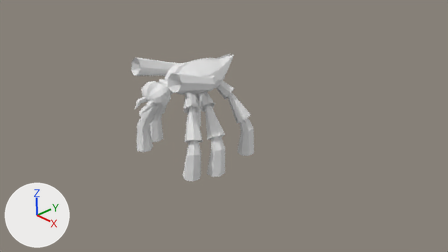
The Blender file source/rocketbug/rocketbug1.blend as it was, and as the next commit left it.
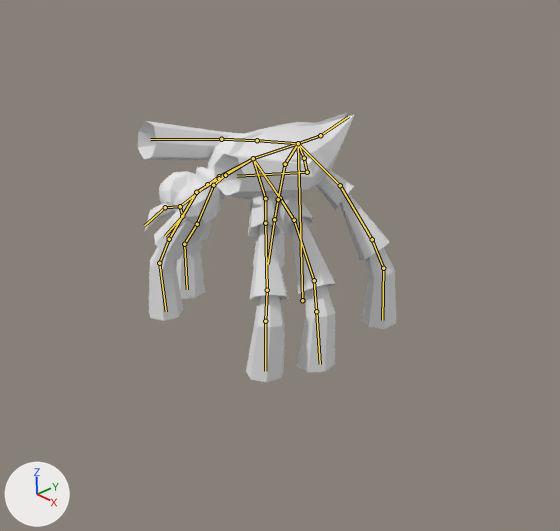
Old and new are each drawn from the file's camera 'Camera' and again close up on the part from 15% to 74% of the width and 0% to 100% of the height. Lighting does not change. The marker at lower left points along +X, +Y and +Z. The bones that bend it are drawn over the model as lines in the close-ups.
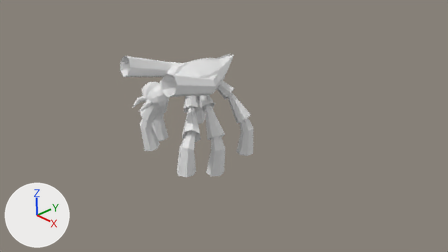
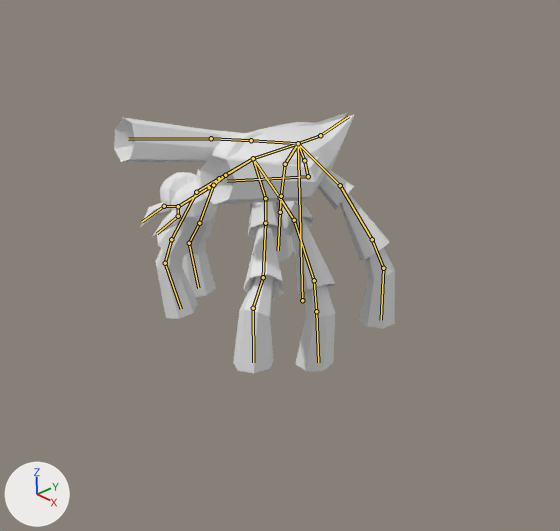
The newer file adds an action. The first version stands in its rest pose; the second is drawn at frame 2 of the action 'walk'.

Location of each change, (x1, y1, x2, y2) in pixels of the close-ups (560 x 531 px):
'Plane', posed (9% wider)
    before: (138, 112, 396, 382)
    after: (114, 112, 395, 373)
bone 'Bone.004', root to tip
    before: (253, 158) to (219, 176)
    after: (253, 158) to (219, 179)
bone 'Bone.006', root to tip
    before: (207, 184) to (180, 206)
    after: (209, 187) to (178, 206)
bone 'Bone.003_L.002', root to tip
    before: (196, 192) to (169, 239)
    after: (196, 192) to (171, 239)
bone 'Bone.003_L.003', root to tip
    before: (169, 239) to (159, 263)
    after: (171, 239) to (165, 263)
bone 'Bone.003_L.008', root to tip
    before: (159, 263) to (166, 311)
    after: (165, 263) to (181, 309)
bone 'Bone.003_R.002', root to tip
    before: (265, 223) to (267, 290)
    after: (265, 223) to (263, 277)
bone 'Bone.003_R.003', root to tip
    before: (267, 290) to (265, 321)
    after: (263, 277) to (253, 308)
bone 'Bone.003_R.008', root to tip
    before: (265, 321) to (265, 371)
    after: (253, 308) to (253, 362)
bone 'Bone.003_L.006', root to tip
    before: (213, 185) to (197, 224)
    after: (213, 185) to (199, 223)
bone 'Bone.003_L.007', root to tip
    before: (197, 224) to (184, 244)
    after: (199, 223) to (189, 243)
bone 'Bone.003_L.009', root to tip
    before: (184, 244) to (187, 289)
    after: (189, 243) to (198, 288)
bone 'Bone.003_R.009', root to tip
    before: (316, 311) to (320, 364)
    after: (316, 311) to (318, 362)
bone 'Bone_L.001', root to tip
    before: (285, 164) to (278, 199)
    after: (285, 164) to (281, 196)
bone 'Bone_L.002', root to tip
    before: (278, 199) to (274, 219)
    after: (281, 196) to (280, 212)
bone 'Bone_L.003', root to tip
    before: (274, 219) to (268, 264)
    after: (280, 212) to (278, 250)
bone 'Bone_R.003', root to tip
    before: (383, 268) to (382, 320)
    after: (383, 268) to (381, 320)
bone 'Bone_L.004', root to tip
    before: (298, 143) to (257, 140)
    after: (298, 143) to (251, 140)
bone 'Bone_R.004', root to tip
    before: (298, 143) to (304, 158)
    after: (298, 143) to (304, 160)

Diff of the bpy script that builds the scene:
```diff
--- a/source/rocketbug/rocketbug1.blend.py
+++ b/source/rocketbug/rocketbug1.blend.py
@@ bone_bone_004 @@
 bone_bone_004 = bpy.data.objects['Armature'].pose.bones['Bone.004']  # child of 'Bone.003'
-bone_bone_004.rotation_quaternion = (1.0, 0.0, 0.0, 0.0)  # degrees (0, 0, 0)
+bone_bone_004.rotation_quaternion = (1.0, 0.03, 0.006, -0.004)  # degrees (3, 1, 0)
@@ bone_bone_006 @@
 bone_bone_006 = bpy.data.objects['Armature'].pose.bones['Bone.006']  # child of 'Bone.005'
-bone_bone_006.rotation_quaternion = (1.0, 0.0, 0.0, 0.0)  # degrees (0, 0, 0)
+bone_bone_006.rotation_quaternion = (0.996, -0.06, 0.017, 0.069)  # degrees (-7, 2, 8)
@@ bone_bone_003_l_002 @@
 bone_bone_003_l_002 = bpy.data.objects['Armature'].pose.bones['Bone.003_L.002']  # child of 'Bone.003_L.001'
-bone_bone_003_l_002.rotation_quaternion = (1.0, 0.0, 0.0, 0.0)  # degrees (0, 0, 0)
+bone_bone_003_l_002.rotation_quaternion = (1.0, -0.026, -0.006, -0.01)  # degrees (-3, -1, -1)
@@ bone_bone_003_l_003 @@
 bone_bone_003_l_003 = bpy.data.objects['Armature'].pose.bones['Bone.003_L.003']  # child of 'Bone.003_L.002'
-bone_bone_003_l_003.rotation_quaternion = (1.0, 0.0, 0.0, 0.0)  # degrees (0, 0, 0)
+bone_bone_003_l_003.rotation_quaternion = (1.0, 0.024, -0.003, -0.006)  # degrees (3, 0, -1)
@@ bone_bone_003_l_008 @@
 bone_bone_003_l_008 = bpy.data.objects['Armature'].pose.bones['Bone.003_L.008']  # child of 'Bone.003_L.003'
-bone_bone_003_l_008.rotation_quaternion = (1.0, 0.0, 0.0, 0.0)  # degrees (0, 0, 0)
+bone_bone_003_l_008.rotation_quaternion = (0.999, -0.033, 0.0, 0.031)  # degrees (-4, 0, 4)
@@ bone_bone_003_r_002 @@
 bone_bone_003_r_002 = bpy.data.objects['Armature'].pose.bones['Bone.003_R.002']  # child of 'Bone.003_R.001'
-bone_bone_003_r_002.rotation_quaternion = (1.0, 0.0, 0.0, 0.0)  # degrees (0, 0, 0)
+bone_bone_003_r_002.rotation_quaternion = (0.962, 0.254, -0.046, 0.086)  # degrees (29, -8, 8)
@@ bone_bone_003_r_003 @@
 bone_bone_003_r_003 = bpy.data.objects['Armature'].pose.bones['Bone.003_R.003']  # child of 'Bone.003_R.002'
-bone_bone_003_r_003.rotation_quaternion = (1.0, 0.0, 0.0, 0.0)  # degrees (0, 0, 0)
+bone_bone_003_r_003.rotation_quaternion = (0.988, 0.042, -0.034, 0.146)  # degrees (4, -5, 17)
@@ bone_bone_003_r_008 @@
 bone_bone_003_r_008 = bpy.data.objects['Armature'].pose.bones['Bone.003_R.008']  # child of 'Bone.003_R.003'
-bone_bone_003_r_008.rotation_quaternion = (1.0, 0.0, 0.0, 0.0)  # degrees (0, 0, 0)
+bone_bone_003_r_008.rotation_quaternion = (0.984, -0.178, -0.006, -0.004)  # degrees (-20, -1, 0)
@@ bone_bone_003_l_006 @@
 bone_bone_003_l_006 = bpy.data.objects['Armature'].pose.bones['Bone.003_L.006']  # child of 'Bone.003_L.005'
-bone_bone_003_l_006.rotation_quaternion = (1.0, 0.0, 0.0, 0.0)  # degrees (0, 0, 0)
+bone_bone_003_l_006.rotation_quaternion = (1.0, 0.022, -0.006, 0.012)  # degrees (2, -1, 1)
@@ bone_bone_003_l_007 @@
 bone_bone_003_l_007 = bpy.data.objects['Armature'].pose.bones['Bone.003_L.007']  # child of 'Bone.003_L.006'
-bone_bone_003_l_007.rotation_quaternion = (1.0, 0.0, 0.0, 0.0)  # degrees (0, 0, 0)
+bone_bone_003_l_007.rotation_quaternion = (1.0, 0.014, -0.003, -0.003)  # degrees (2, 0, 0)
@@ bone_bone_003_l_009 @@
 bone_bone_003_l_009 = bpy.data.objects['Armature'].pose.bones['Bone.003_L.009']  # child of 'Bone.003_L.007'
-bone_bone_003_l_009.rotation_quaternion = (1.0, 0.0, 0.0, 0.0)  # degrees (0, 0, 0)
+bone_bone_003_l_009.rotation_quaternion = (0.999, -0.018, 0.0, 0.038)  # degrees (-2, 0, 4)
@@ bone_bone_003_r_009 @@
 bone_bone_003_r_009 = bpy.data.objects['Armature'].pose.bones['Bone.003_R.009']  # child of 'Bone.003_R.007'
-bone_bone_003_r_009.rotation_quaternion = (1.0, 0.0, 0.0, 0.0)  # degrees (0, 0, 0)
+bone_bone_003_r_009.rotation_quaternion = (1.0, -0.006, 0.0, -0.027)  # degrees (-1, 0, -3)
@@ bone_bone_l_001 @@
 bone_bone_l_001 = bpy.data.objects['Armature'].pose.bones['Bone_L.001']  # child of 'Bone_L'
-bone_bone_l_001.rotation_quaternion = (1.0, 0.0, 0.0, 0.0)  # degrees (0, 0, 0)
+bone_bone_l_001.rotation_quaternion = (0.999, 0.023, -0.007, 0.043)  # degrees (3, -1, 5)
@@ bone_bone_l_002 @@
 bone_bone_l_002 = bpy.data.objects['Armature'].pose.bones['Bone_L.002']  # child of 'Bone_L.001'
-bone_bone_l_002.rotation_quaternion = (1.0, 0.0, 0.0, 0.0)  # degrees (0, 0, 0)
+bone_bone_l_002.rotation_quaternion = (0.999, 0.021, -0.004, 0.044)  # degrees (2, -1, 5)
@@ bone_bone_l_003 @@
 bone_bone_l_003 = bpy.data.objects['Armature'].pose.bones['Bone_L.003']  # child of 'Bone_L.002'
-bone_bone_l_003.rotation_quaternion = (1.0, 0.0, 0.0, 0.0)  # degrees (0, 0, 0)
+bone_bone_l_003.rotation_quaternion = (1.0, 0.021, -0.001, 0.016)  # degrees (2, 0, 2)
@@ bone_bone_r_003 @@
 bone_bone_r_003 = bpy.data.objects['Armature'].pose.bones['Bone_R.003']  # child of 'Bone_R.002'
-bone_bone_r_003.rotation_quaternion = (1.0, 0.0, 0.0, 0.0)  # degrees (0, 0, 0)
+bone_bone_r_003.rotation_quaternion = (1.0, -0.009, 0.0, 0.014)  # degrees (-1, 0, 2)
@@ bone_bone_l_004 @@
 bone_bone_l_004 = bpy.data.objects['Armature'].pose.bones['Bone_L.004']  # child of 'Bone'
-bone_bone_l_004.scale = (1.0, 1.0, 1.0)
+bone_bone_l_004.scale = (1.14, 1.14, 1.14)
@@ bone_bone_r_004 @@
 bone_bone_r_004 = bpy.data.objects['Armature'].pose.bones['Bone_R.004']  # child of 'Bone'
-bone_bone_r_004.scale = (1.0, 1.0, 1.0)
+bone_bone_r_004.scale = (1.14, 1.14, 1.14)
```
